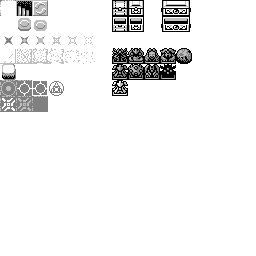
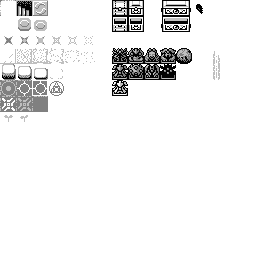
Revision of a layered 256×256 image; what changed, layer by layer:
painted on "Spritesheet" over [4, 4, 220, 122]
